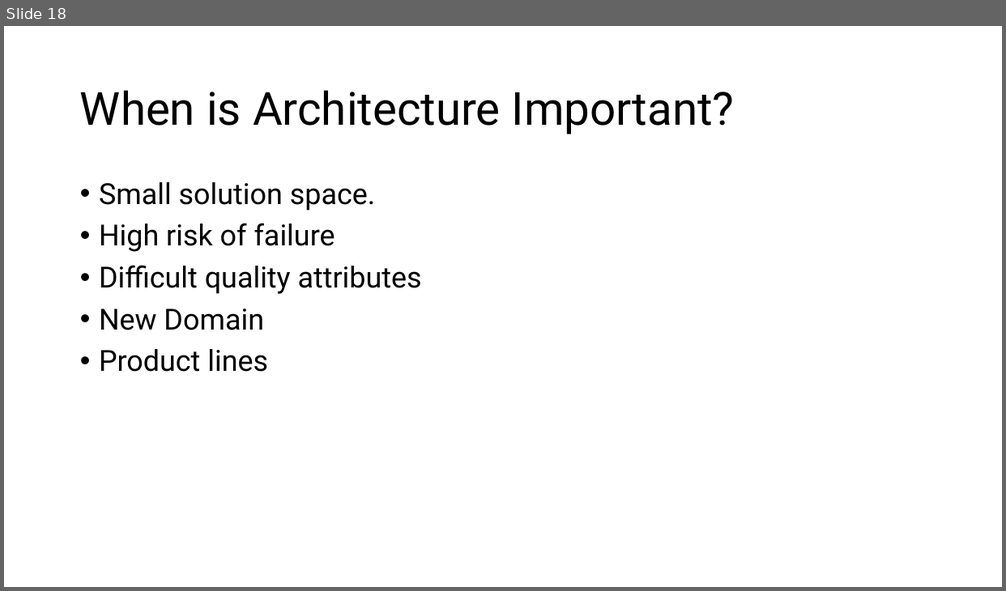
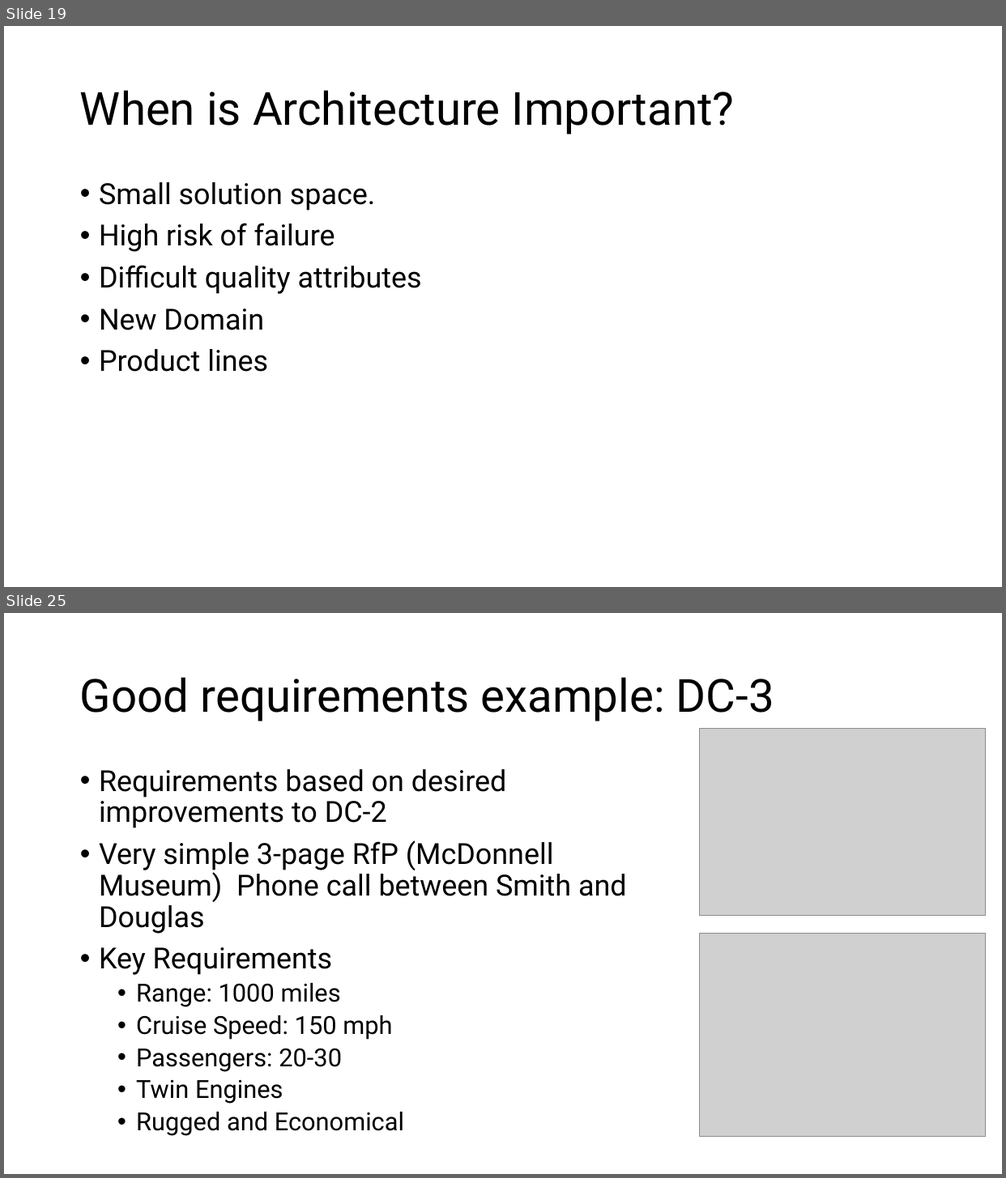
Before and after one commit to aregm/system-design-course, a slide deck: docs/Lecture 1.pptx. Shown one above the other, each under a label of ours: slide 18 before the commit, slides 19 and 25 after it; the slides between them are not shown. The pictures are 1006x591 and 1006x1178 pixels, drawn with LibreOffice and Linux fonts; fonts in the diff are those of the drawing; grey boxes stand for pictures. Boxes give left, top, right and bottom in pixels: in the first picture for what was removed or moved away, otherwise in the second. Text is boxed around its words. In the diff, an @@ line names an element or a change of style, - is before the commit and + after.

```diff
--- a/docs/Lecture 1.pptx
+++ b/docs/Lecture 1.pptx
@@ slide 25 added at bbox=[4, 613, 1002, 1174], background #FFFFFF @@
@@ title added at bbox=[80, 677, 774, 722], 44 pt, text #000000 @@
+Good requirements example: DC-3
@@ picture added at bbox=[701, 728, 987, 915] @@
@@ text added at bbox=[99, 769, 627, 1136], 28 pt, text #000000 @@
+• Requirements based on desired improvements to DC-2
+• Very simple 3-page RfP (McDonnell Museum) Phone call between Smith and Douglas
+• Key Requirements
+  • Range: 1000 miles
+  • Cruise Speed: 150 mph
+  • Passengers: 20-30
+  • Twin Engines
+  • Rugged and Economical
@@ picture added at bbox=[701, 934, 987, 1136] @@
@@ what was slide 18 is now slide 19 @@
```
Also in this commit, not shown: 3 slides changed, 18 other slides added, 1 slide removed.
